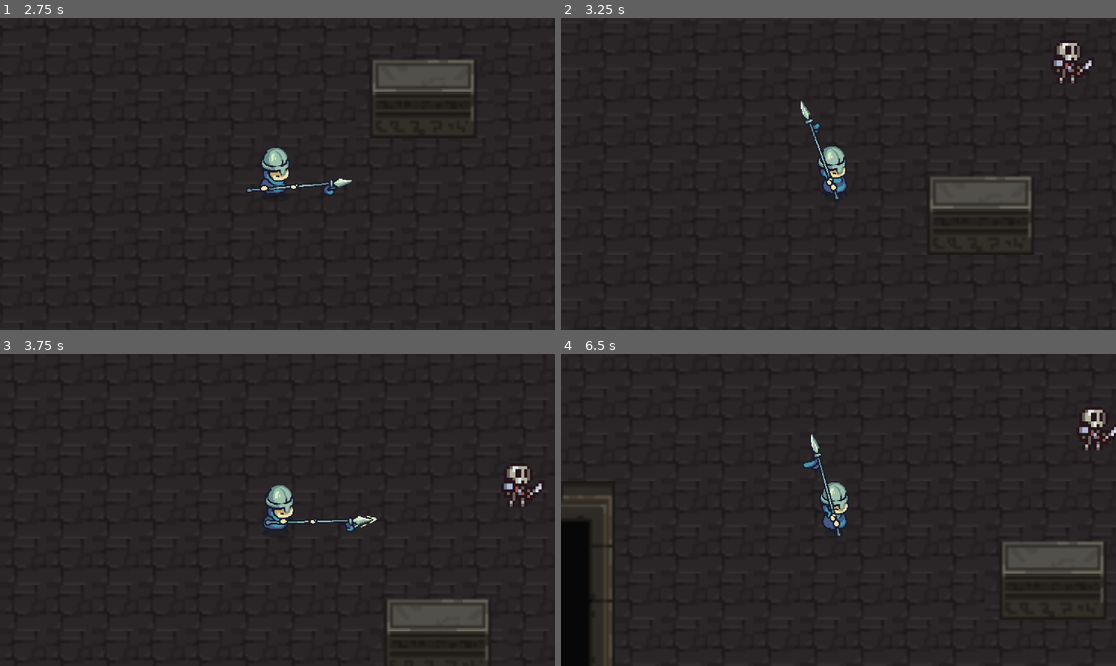
Above: before the commit, frames 1-4 (two rows, left to right).
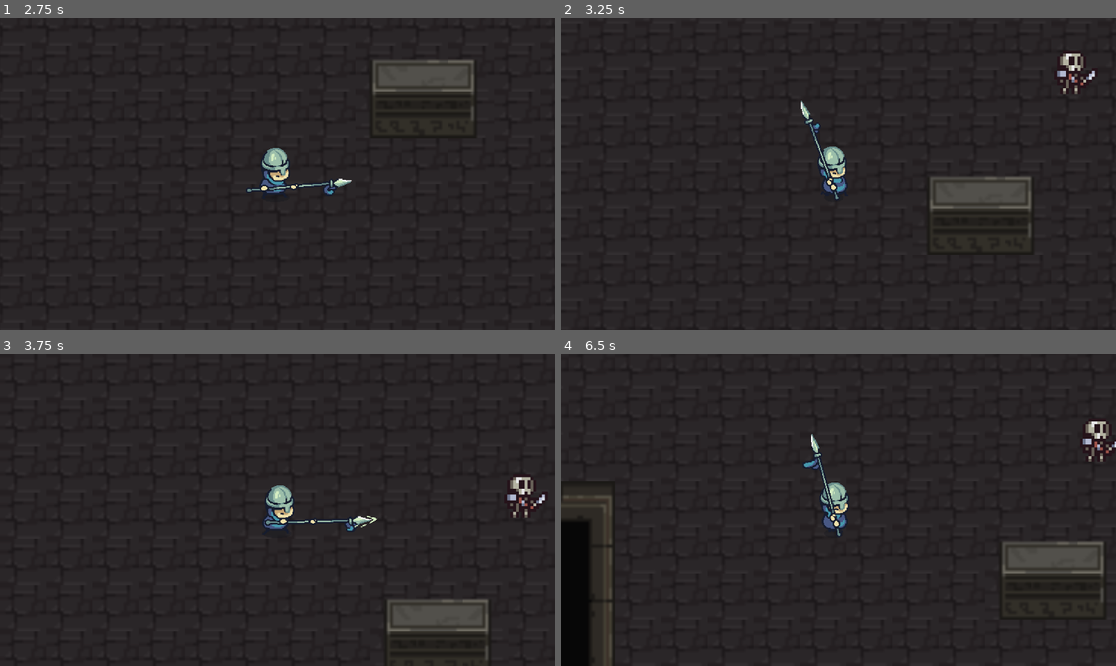
Above: after the commit, the same moments.

Repository: AkbarHashimi/2025ViverseHack
Game: Godot game, scene res://scenes/level.tscn
Two runs of this game, one before a commit and one after it. Both use one fixed random seed, a clock stepped at 60 frames per second and the inputs below. This scene is started directly instead of the project's main scene.
Inputs:
- Up to frame 1 (2.75 s): hold Right (ui_right) 0.53-1.28 s; hold X 0.53-1.28 s; hold Down (ui_down) 1.28-2.03 s; tap Z at 1.35 s; hold Right (ui_right) from 2.03 s (still down); hold X from 2.03 s (still down)
- Up to frame 2 (3.25 s): release Right (ui_right) at 2.78 s; release X at 2.78 s; hold Up (ui_up) from 2.78 s (still down); tap Z at 2.85 s
- Up to frame 3 (3.75 s): release Up (ui_up) at 3.53 s; hold Left (ui_left) from 3.53 s (still down); hold X from 3.53 s (still down)
- Up to frame 4 (6.5 s): release X at 4.28 s; tap Z at 4.35, 5.85 s; release Left (ui_left) at 5.03 s; hold Down (ui_down) 5.03-5.78 s; hold X 5.03-5.78 s; hold Right (ui_right) from 5.78 s (still down)

Frame 1 is identical in both runs. In frame 2, 0.5% of the frame differs, in the area x 88-97%, y 8-25%; in frame 3, 0.5%, in the area x 90-99%, y 35-53%; in frame 4, 0.5%.

Commit message:
added code to make skeleton stop moving when in player radius

Diff:
--- a/scripts/skeleton.gd
+++ b/scripts/skeleton.gd
@@ -7,6 +7,21 @@
 # - die
 
 #Code citing
+
+#Title:
+#Author:
+#published:
+#permalink:
+#publisher:
+#commit hash:
+
+#Title: How to make NavigationAgent2D stop navigating? (4.2.2)
+#Author: Cristian, smix8
+#published: May 2024
+#link: https://forum.godotengine.org/t/how-to-make-navigationagent2d-stop-navigating-4-2-2/58859
+#publisher: Godot website - Godot Forum
+
+
 
 #Title: navigation_introduction_2d.rst
 #Author: Rageking8 et al.
@@ -34,11 +49,13 @@
 var movement_speed: float = 5.0
 var movement_target_position: Vector2
 
+var in_range: bool = false
+
 @onready var navigation_agent: NavigationAgent2D = $NavigationAgent2D
 
 func _ready():
 	navigation_agent.path_desired_distance = 10.0
-	navigation_agent.target_desired_distance = 10.0
+	navigation_agent.target_desired_distance = 25.0
 
 	#Dont await during _ready()
 	actor_setup.call_deferred()
@@ -70,12 +87,35 @@
 func _physics_process(delta: float) -> void:
 
 
-
 	if navigation_agent.is_navigation_finished():
 		return
 
 	var current_agent_position: Vector2 = global_position
+
 	var next_path_position: Vector2 = navigation_agent.get_next_path_position()
+	velocity = current_agent_position.direction_to(next_path_position) * movement_speed
 
-	velocity = current_agent_position.direction_to(next_path_position) * movement_speed
 	move_and_slide()
+
+
+
+func _process(delta: float) -> void:
+
+	if (player_reference && !in_range):
+		set_movement_target(player_reference.global_position)
+	else:
+		set_movement_target(global_position)
+
+
+func setup_barrier(signal_type: Signal, entered: bool):
+	if (entered): #was body entered signal?
+		signal_type.connect(_on_barrier_entered)
+	else:
+		signal_type.connect(_on_barrier_exited)
+
+func _on_barrier_entered(body: Node2D):
+	in_range = true
+
+
+func _on_barrier_exited(body: Node2D):
+	in_range = false
